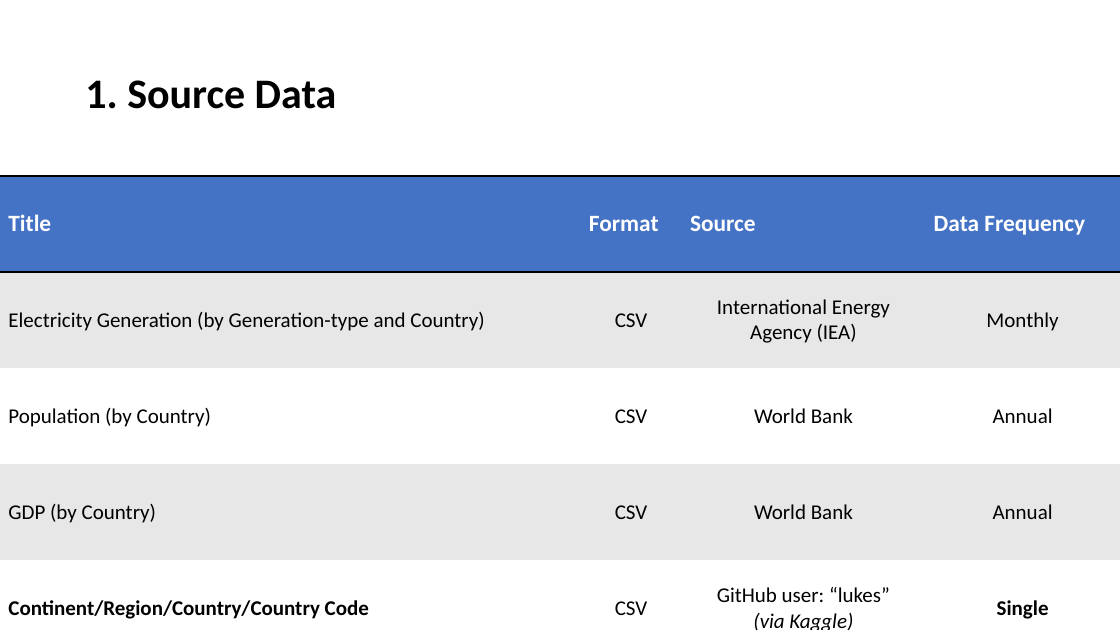
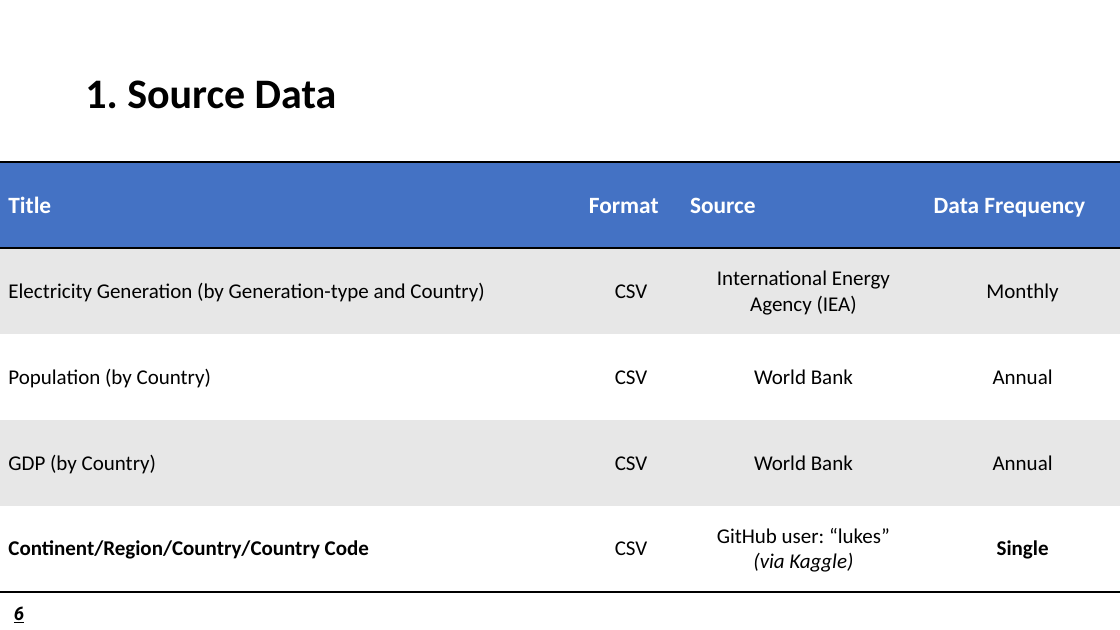
Before and after one commit to shwetajain1022/Project-4, a slide deck: slide 6 of Presentation/Proj4_presentation.pptx. Drawn at 1120x630 pixels with LibreOffice and Linux fonts; fonts in the diff are those of the drawing; background and template pictures are left out. Boxes give left, top, right and bottom in pixels: in the first picture for what was removed or moved away, otherwise in the second. Text is boxed around its words. In the diff, an @@ line names an element or a change of style, - is before the commit and + after.

```diff
--- a/Presentation/Proj4_presentation.pptx
+++ b/Presentation/Proj4_presentation.pptx
@@ table: place and size @@
-table at box(0, 176, 1120, 630)
+table at box(0, 162, 1120, 592)
@@ page number added at box(14, 606, 24, 623), 16 pt, text #000000, bold, italic, underline @@
+6
```
Also in this commit, not shown: 12 other slides changed.
